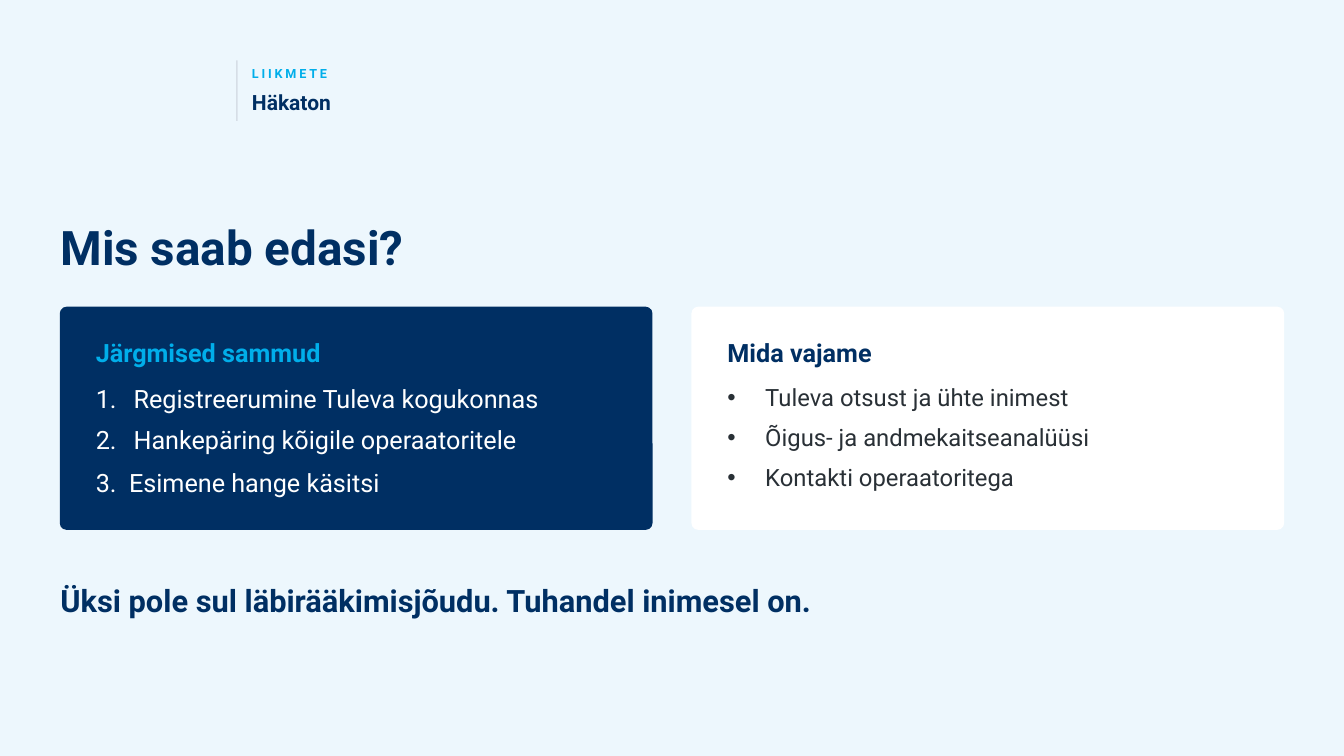
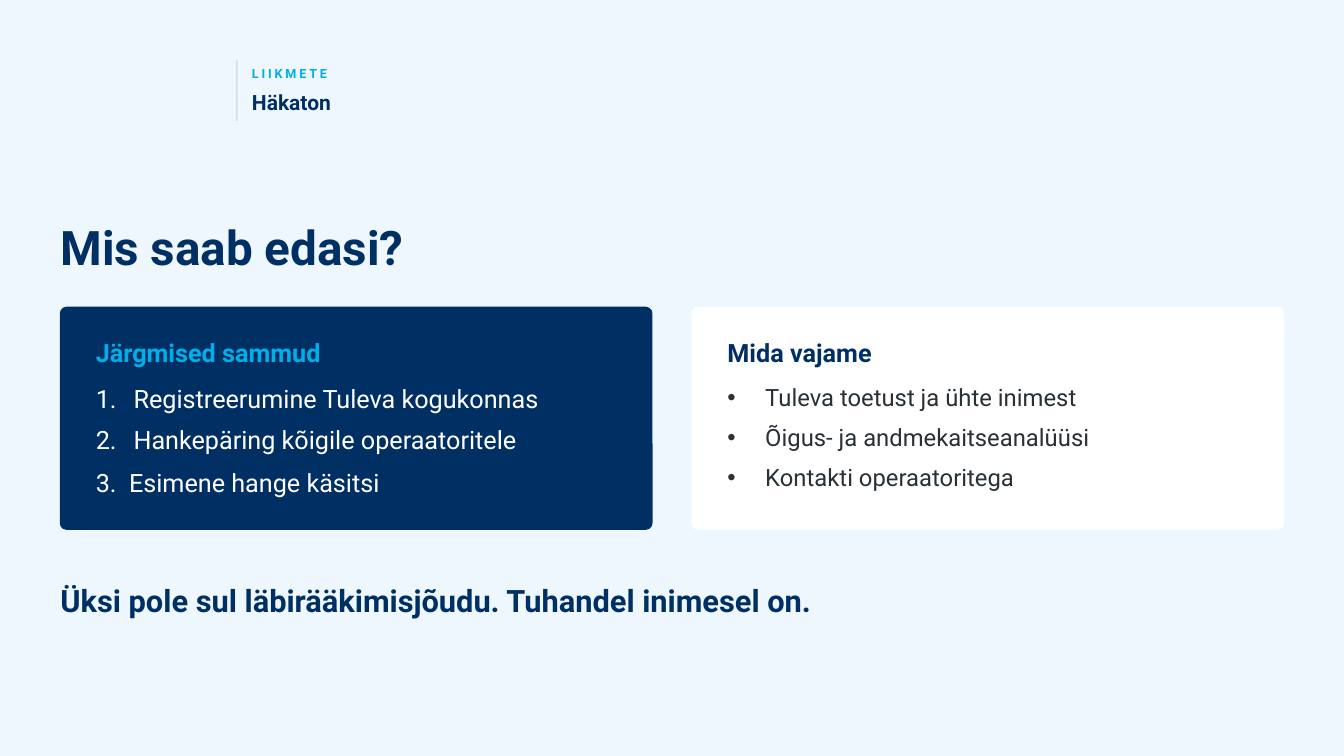
Before and after one commit to ulaurson/tuleva-kogum, a slide deck: slide 7 of esitlus/tuleva-kogum-pitch-v2.pptx. Drawn at 1344x756 pixels with LibreOffice and Linux fonts; fonts in the diff are those of the drawing; background and template pictures are left out. Boxes give left, top, right and bottom in pixels: in the first picture for what was removed or moved away, otherwise in the second. Text is boxed around its words. In the diff, an @@ line names an element or a change of style, - is before the commit and + after.

```diff
--- a/esitlus/tuleva-kogum-pitch-v2.pptx
+++ b/esitlus/tuleva-kogum-pitch-v2.pptx
@@ text at (765, 388, 1076, 411): text changed @@
-• Tuleva otsust ja ühte inimest
+• Tuleva toetust ja ühte inimest
```
Also in this commit, not shown: 1 other slide changed.
